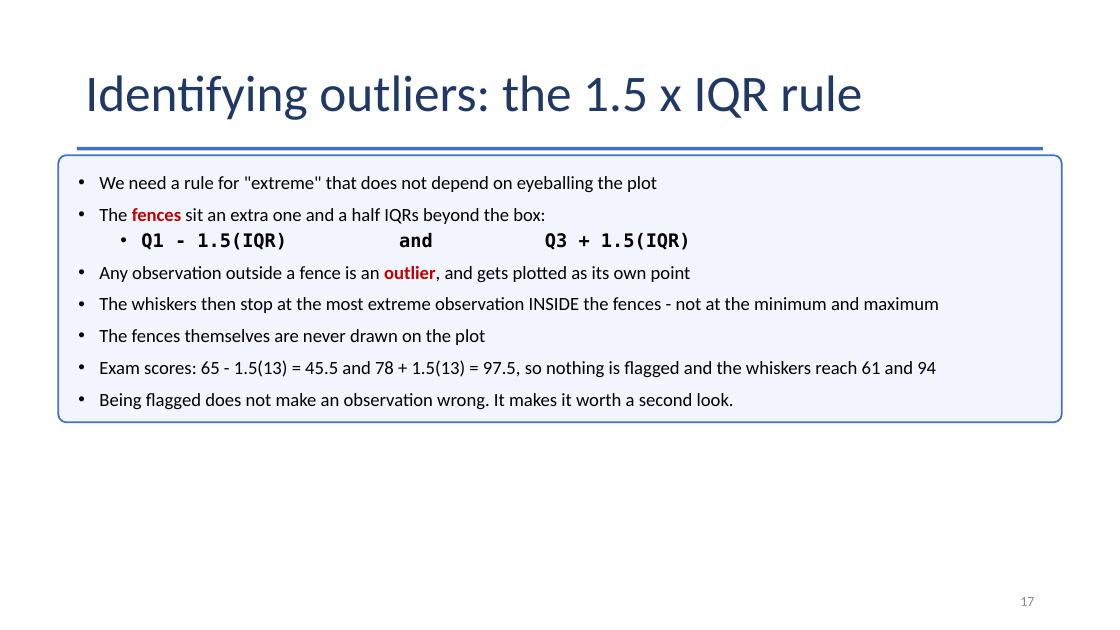
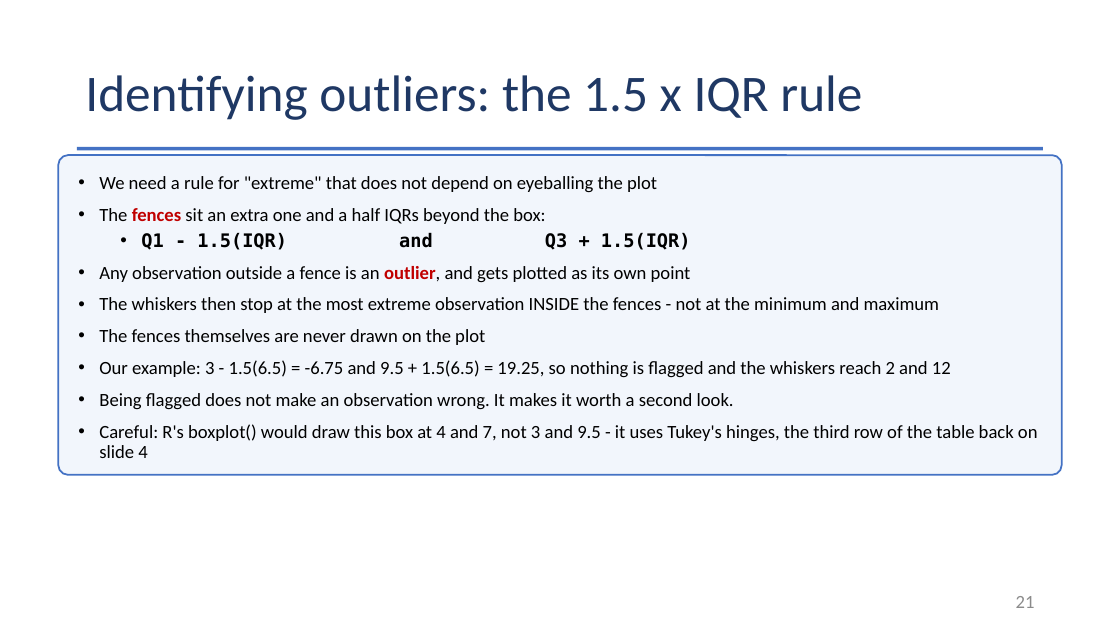
Before and after one commit to Jarred6068/Kvamme_UI_STAT251, a slide deck: slide 21 of docs/lecture_slides/Week 3/Week3_Lecture6_Slides_9_9_2026.pptx (slide 17 before the commit). Drawn at 1120x630 pixels with LibreOffice and Linux fonts; fonts in the diff are those of the drawing. Boxes give left, top, right and bottom in pixels: in the first picture for what was removed or moved away, otherwise in the second. Text is boxed around its words. In the diff, an @@ line names an element or a change of style, - is before the commit and + after.

```diff
--- a/docs/lecture_slides/Week 3/Week3_Lecture6_Slides_9_9_2026.pptx
+++ b/docs/lecture_slides/Week 3/Week3_Lecture6_Slides_9_9_2026.pptx
@@ rounded rectangle: place and size @@
-rounded rectangle at [58,155,1061,423]
+rounded rectangle at [58,155,1061,476]
@@ text at [99,360,951,378]: text changed @@
-• Exam scores: 65 - 1.5(13) = 45.5 and 78 + 1.5(13) = 97.5, so nothing is flagged and the whiskers reach 61 and 94
+• Our example: 3 - 1.5(6.5) = -6.75 and 9.5 + 1.5(6.5) = 19.25, so nothing is flagged and the whiskers reach 2 and 12
@@ text at [99,424,1038,458]: paragraph added @@
+• Careful: R's boxplot() would draw this box at 4 and 7, not 3 and 9.5 - it uses Tukey's hinges, the third row of the table back on slide 4
@@ page number at [1016,596,1035,608]: text changed; size 12 to 16 pt @@
-17
+21
```
Also in this commit, not shown: 10 other slides changed, 6 slides added, 2 slides removed, 45 other files.
